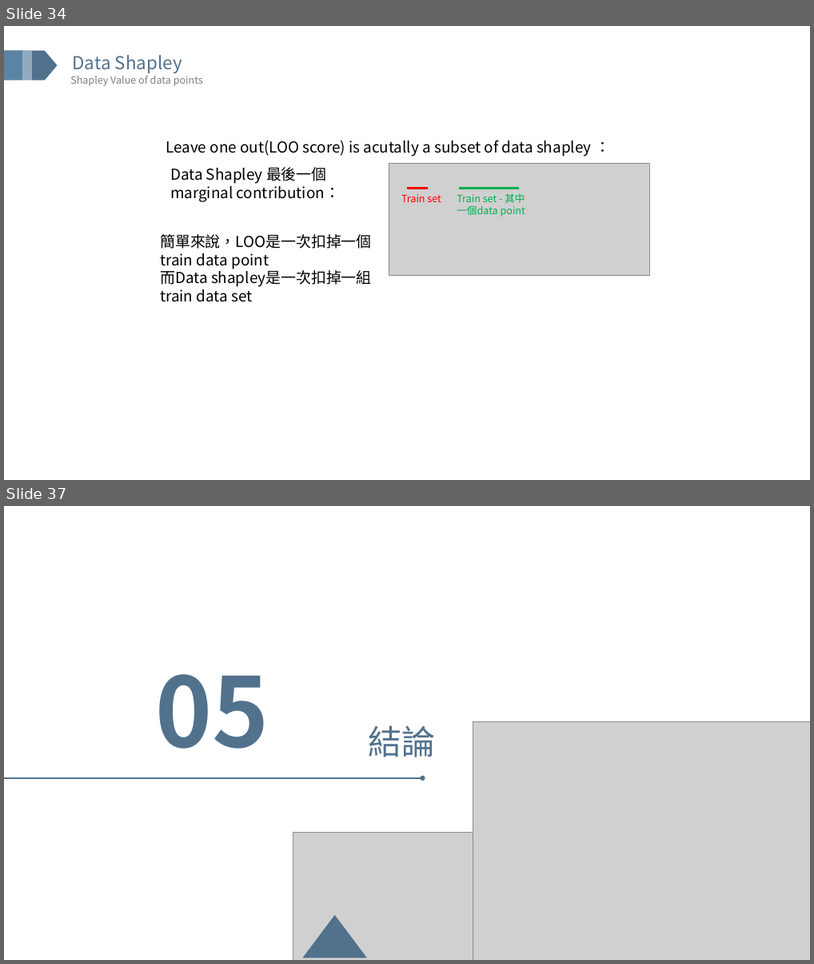
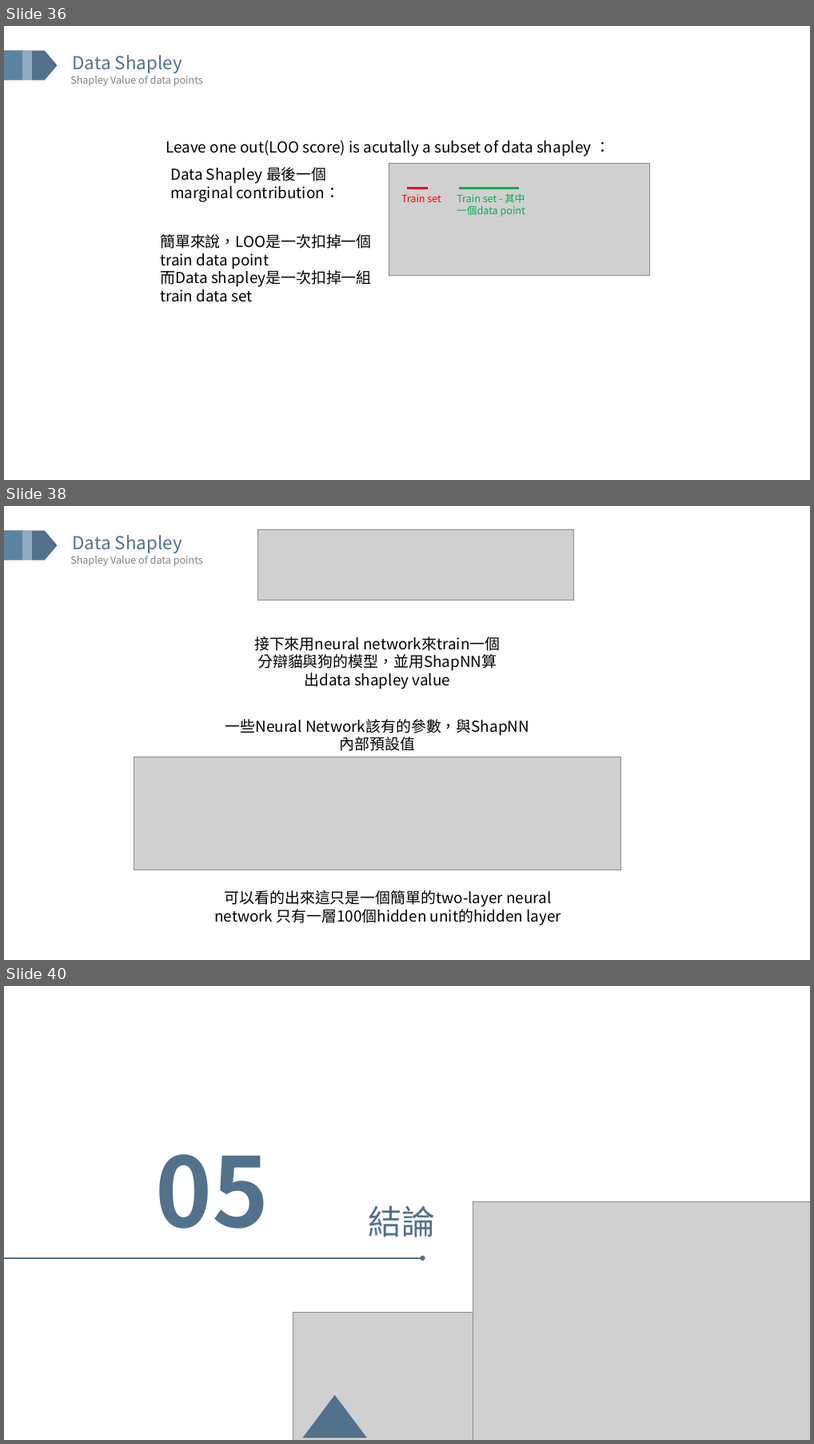
Before and after one commit to GISH123/Cathay-Holdings-CIP-Projects-for-Interpretable-Machine-Learning, a slide deck: IML(version 1,detailed).pptx. Shown one above the other, each under a label of ours: slides 34 and 37 before the commit, slides 36, 38 and 40 after it; the slides between them are not shown. The pictures are 814x964 and 814x1444 pixels, drawn with LibreOffice and Linux fonts; fonts in the diff are those of the drawing; grey boxes stand for pictures. Boxes give left, top, right and bottom in pixels: in the first picture for what was removed or moved away, otherwise in the second. Text is boxed around its words. In the diff, an @@ line names an element or a change of style, - is before the commit and + after.

```diff
--- a/IML(version 1,detailed).pptx
+++ b/IML(version 1,detailed).pptx
@@ slide 38 added at bbox=[4, 506, 810, 960], background #FFFFFF; not listed: 5 template elements that a slide beside it also shows @@
@@ picture added at bbox=[258, 529, 574, 600] @@
@@ text added at bbox=[254, 636, 497, 689], 18 pt, text #000000 @@
+接下來用neural network來train一個分辯貓與狗的模型，並用ShapNN算出data shapley value
@@ text added at bbox=[226, 719, 530, 736], 18 pt, text #000000 @@
+一些Neural Network該有的參數，與ShapNN內部預設值
@@ picture added at bbox=[134, 756, 621, 870] @@
@@ text added at bbox=[214, 890, 562, 925], 18 pt, text #000000 @@
+可以看的出來這只是一個簡單的two-layer neural network 只有一層100個hidden unit的hidden layer
@@ what was slide 34 is now slide 36 @@
@@ what was slide 37 is now slide 40 @@
```
Also in this commit, not shown: 5 slides changed, 6 other slides added, 5 slides removed.
